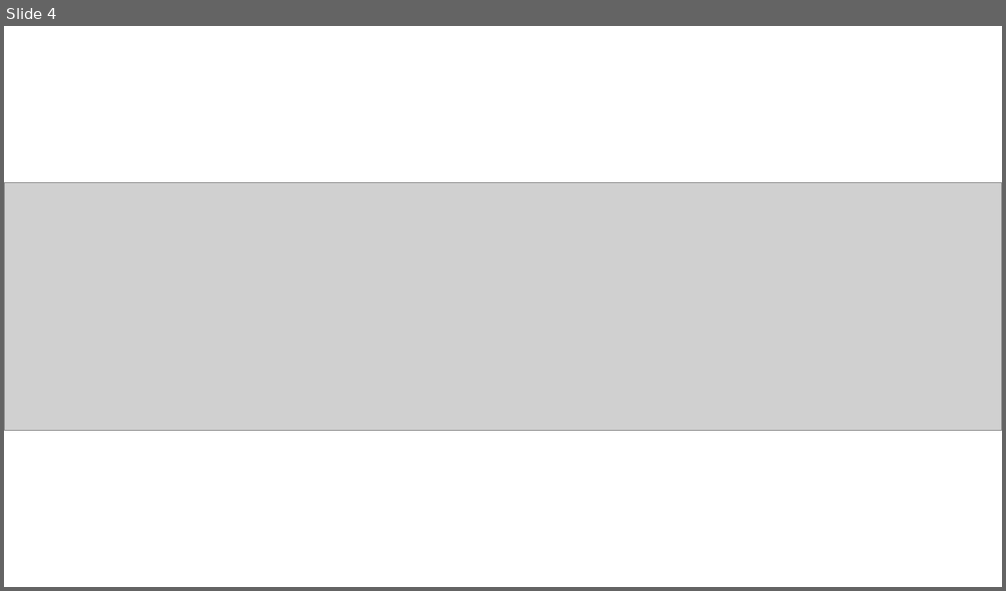
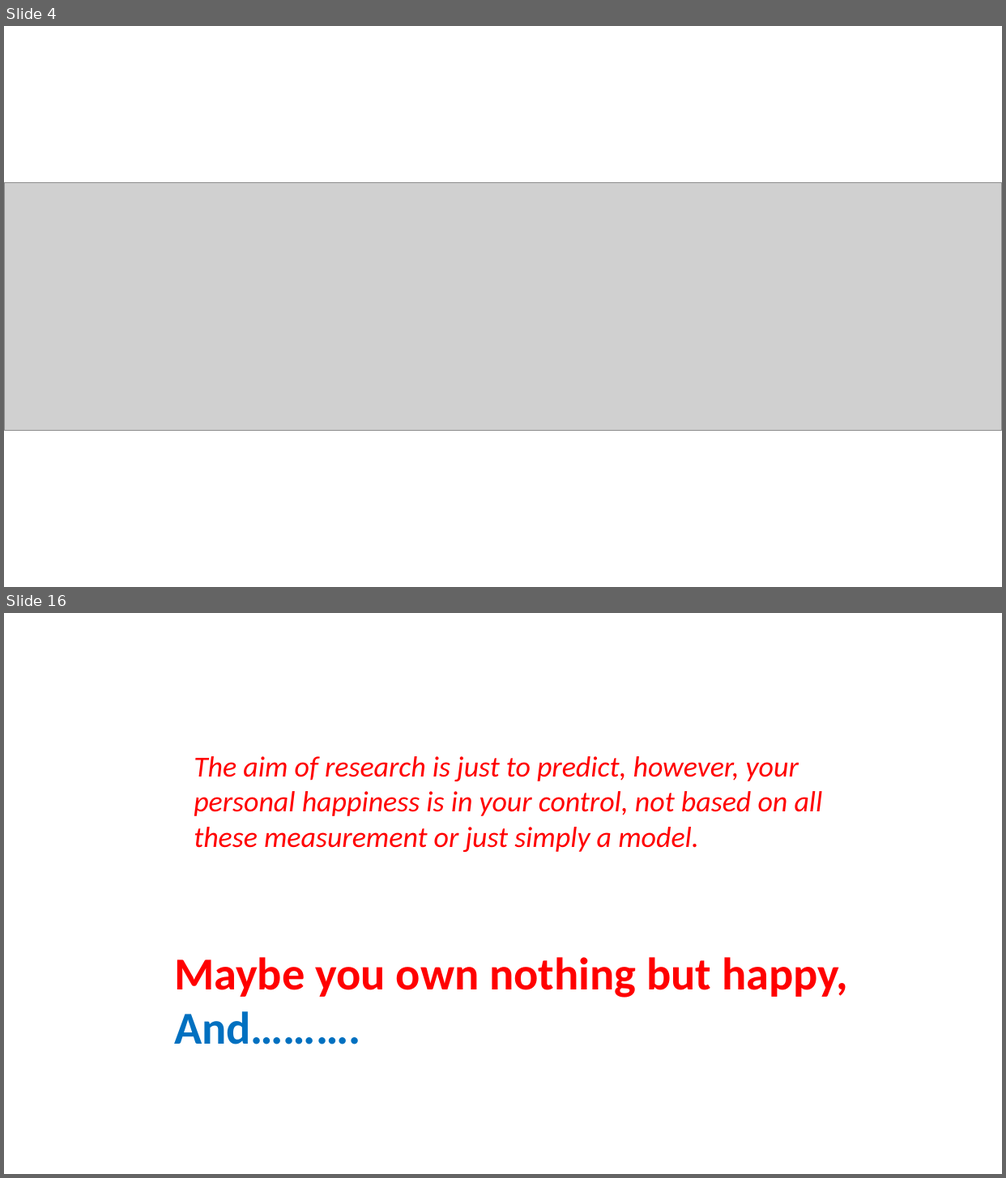
Before and after one commit to wqx13579/Happiness, a slide deck: Final_presentation.pptx. Shown one above the other, each under a label of ours: slide 4 before the commit, slides 4 and 16 after it; the slides between them are not shown. The pictures are 1006x591 and 1006x1178 pixels, drawn with LibreOffice and Linux fonts; fonts in the diff are those of the drawing; grey boxes stand for pictures. Boxes give left, top, right and bottom in pixels: in the first picture for what was removed or moved away, otherwise in the second. Text is boxed around its words. In the diff, an @@ line names an element or a change of style, - is before the commit and + after.

```diff
--- a/Final_presentation.pptx
+++ b/Final_presentation.pptx
@@ slide 16 added at [4, 613, 1002, 1174], background #FFFFFF @@
@@ text added at [194, 756, 823, 852], 28 pt, text #FF0000, italic @@
+The aim of research is just to predict, however, your personal happiness is in your control, not based on all these measurement or just simply a model.
@@ text added at [174, 957, 848, 1045], 44 pt, text #FF0000, bold @@
+Maybe you own nothing but happy,
+And……….
```
Also in this commit, not shown: 14 slides changed, 1 other slide added, 3 other files.
